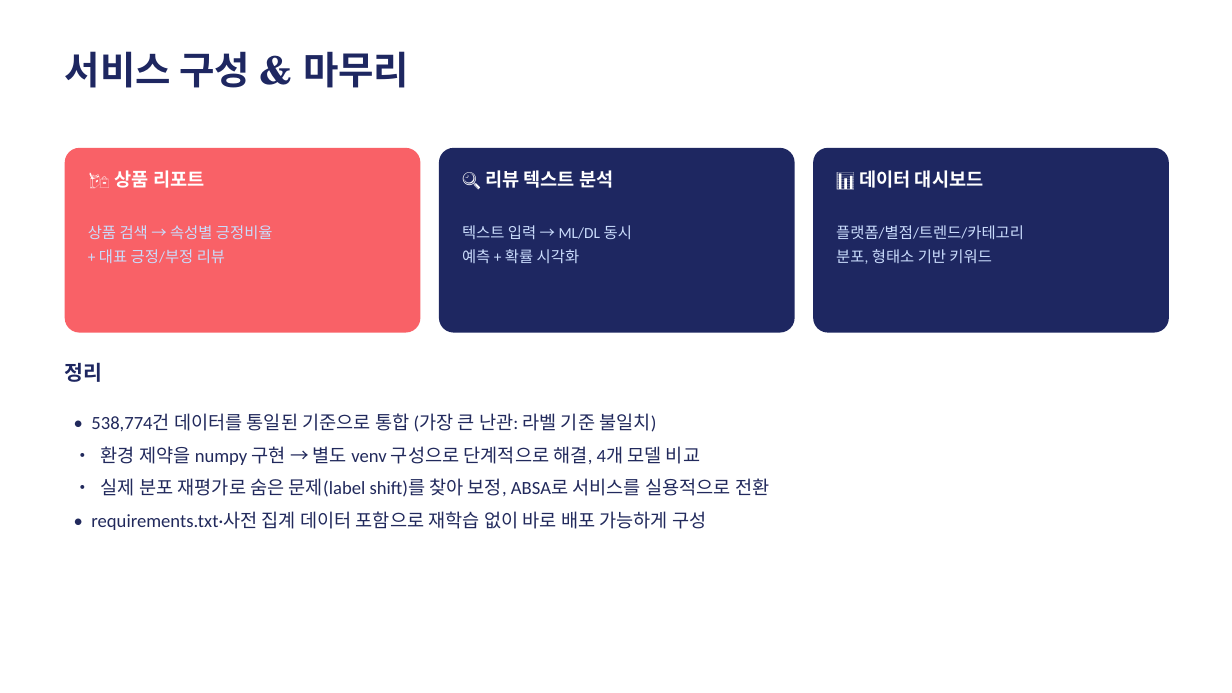
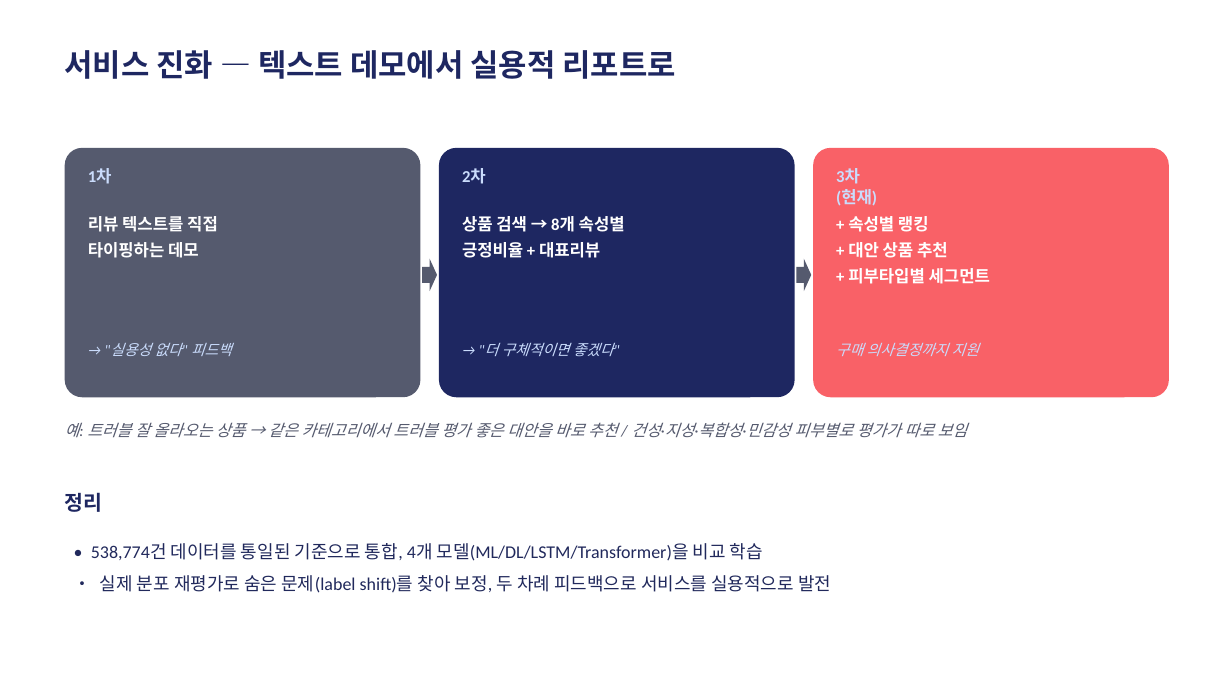
Before and after one commit to dong29482757-beep/shopping-review-crawler, a slide deck: slide 6 of BeautyScope_발표.pptx. Drawn at 1232x693 pixels with LibreOffice and Linux fonts; fonts in the diff are those of the drawing. Boxes give left, top, right and bottom in pixels: in the first picture for what was removed or moved away, otherwise in the second. Text is boxed around its words. In the diff, an @@ line names an element or a change of style, - is before the commit and + after.

```diff
--- a/BeautyScope_발표.pptx
+++ b/BeautyScope_발표.pptx
@@ text at box(65, 50, 676, 79): text changed; size 30 to 24 pt @@
-서비스 구성 & 마무리
+서비스 진화 — 텍스트 데모에서 실용적 리포트로
@@ rounded rectangle: place and size @@
-rounded rectangle at box(65, 148, 421, 333)
+rounded rectangle at box(65, 148, 421, 397)
@@ rounded rectangle at box(65, 148, 421, 397): fill #F96167 to #555A6E; proportions changed @@
@@ rounded rectangle: place and size @@
-rounded rectangle at box(439, 148, 795, 333)
+rounded rectangle at box(439, 148, 795, 397)
@@ rounded rectangle at box(439, 148, 795, 397): proportions changed @@
@@ rounded rectangle: place and size @@
-rounded rectangle at box(813, 148, 1169, 333)
+rounded rectangle at box(813, 148, 1169, 397)
@@ rounded rectangle at box(813, 148, 1169, 397): fill #1E2761 to #F96167; proportions changed @@
@@ text at box(88, 169, 112, 184): text changed; size 14.5 to 13 pt; text colour #FFFFFF to #CADCFC @@
-🛍️ 상품 리포트
+1차
@@ text added at box(462, 169, 486, 184), 13 pt, text #CADCFC, bold @@
+2차
@@ text removed at box(485, 170, 613, 188) @@
-🔍 리뷰 텍스트 분석
@@ text added at box(836, 169, 877, 205), 13 pt, text #CADCFC, bold @@
+3차
+(현재)
@@ text at box(88, 216, 218, 258): text changed; size 12 to 13 pt; text colour #CADCFC to #FFFFFF; bold on @@
-상품 검색 → 속성별 긍정비율
-+ 대표 긍정/부정 리뷰
+리뷰 텍스트를 직접
+타이핑하는 데모
@@ text at box(462, 216, 625, 258): text changed; size 14.5 to 13 pt @@
-📊 데이터 대시보드
+상품 검색 → 8개 속성별
+긍정비율 + 대표리뷰
@@ text removed at box(462, 225, 632, 263) @@
-텍스트 입력 → ML/DL 동시
-예측 + 확률 시각화
@@ text removed at box(836, 225, 1024, 264) @@
-플랫폼/별점/트렌드/카테고리
-분포, 형태소 기반 키워드
@@ text added at box(848, 216, 990, 284), 13 pt, text #FFFFFF, bold @@
++ 속성별 랭킹
++ 대안 상품 추천
++ 피부타입별 세그먼트
@@ right arrow added at box(422, 259, 437, 291), fill #555A6E @@
@@ right arrow added at box(797, 259, 811, 291), fill #555A6E @@
@@ text added at box(110, 343, 232, 356), 11.5 pt, text #CADCFC, italic @@
+→ "실용성 없다" 피드백
@@ text added at box(485, 343, 614, 356), 11.5 pt, text #CADCFC, italic @@
+→ "더 구체적이면 좋겠다"
@@ text added at box(836, 343, 979, 356), 11.5 pt, text #CADCFC, italic @@
+구매 의사결정까지 지원
@@ text added at box(65, 422, 967, 438), 12.5 pt, text #555A6E, italic @@
+예: 트러블 잘 올라오는 상품 → 같은 카테고리에서 트러블 평가 좋은 대안을 바로 추천 / 건성·지성·복합성·민감성 피부별로 평가가 따로 보임
@@ text "정리": place and size @@
-text "정리" at box(65, 362, 103, 382)
+text "정리" at box(65, 492, 103, 512)
@@ text at box(91, 543, 831, 593): text changed; size 14.5 to 14 pt @@
-• 538,774건 데이터를 통일된 기준으로 통합 (가장 큰 난관: 라벨 기준 불일치)
-• 환경 제약을 numpy 구현 → 별도 venv 구성으로 단계적으로 해결, 4개 모델 비교
-• 실제 분포 재평가로 숨은 문제(label shift)를 찾아 보정, ABSA로 서비스를 실용적으로 전환
-• requirements.txt·사전 집계 데이터 포함으로 재학습 없이 바로 배포 가능하게 구성
+• 538,774건 데이터를 통일된 기준으로 통합, 4개 모델(ML/DL/LSTM/Transformer)을 비교 학습
+• 실제 분포 재평가로 숨은 문제(label shift)를 찾아 보정, 두 차례 피드백으로 서비스를 실용적으로 발전
```
Also in this commit, not shown: 1 slide added, 1 slide removed, 1 other file.
